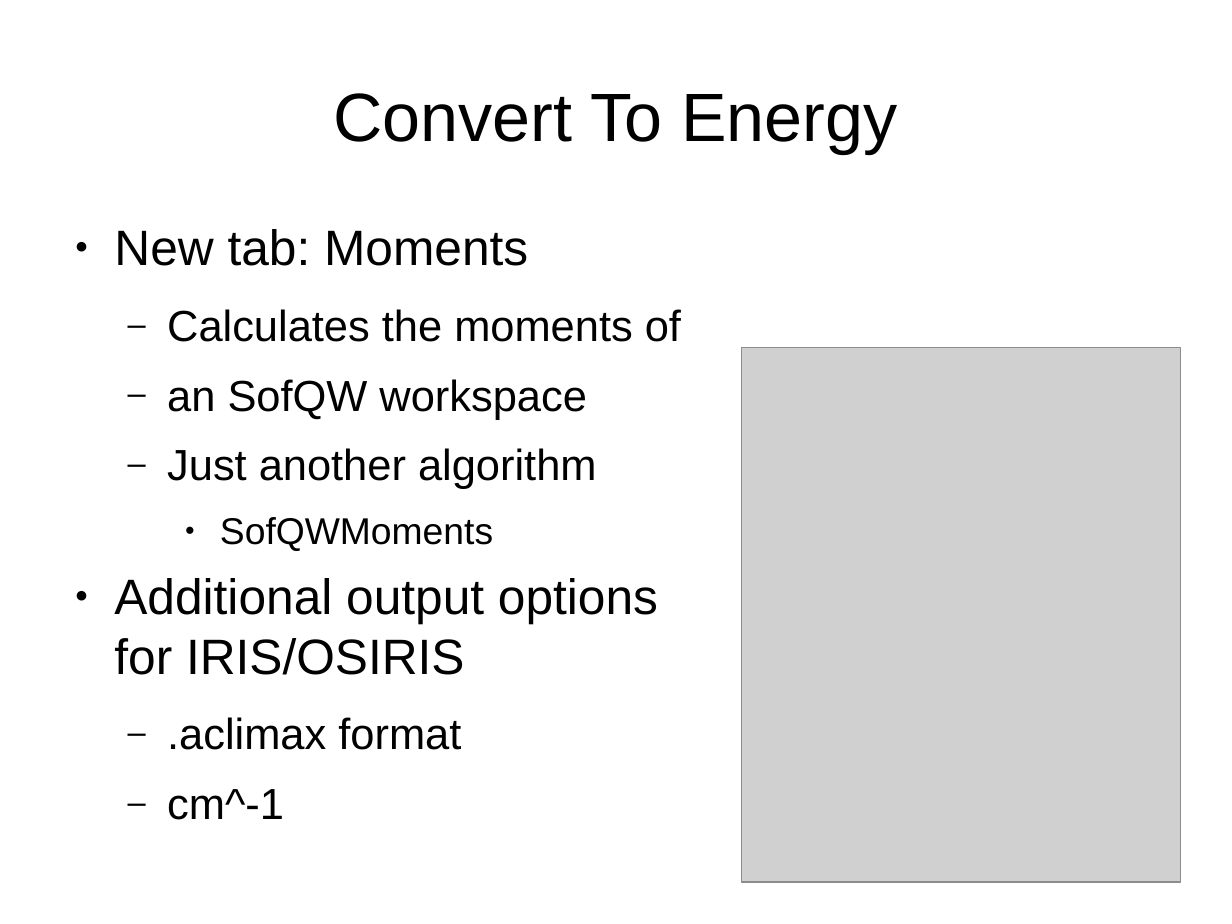
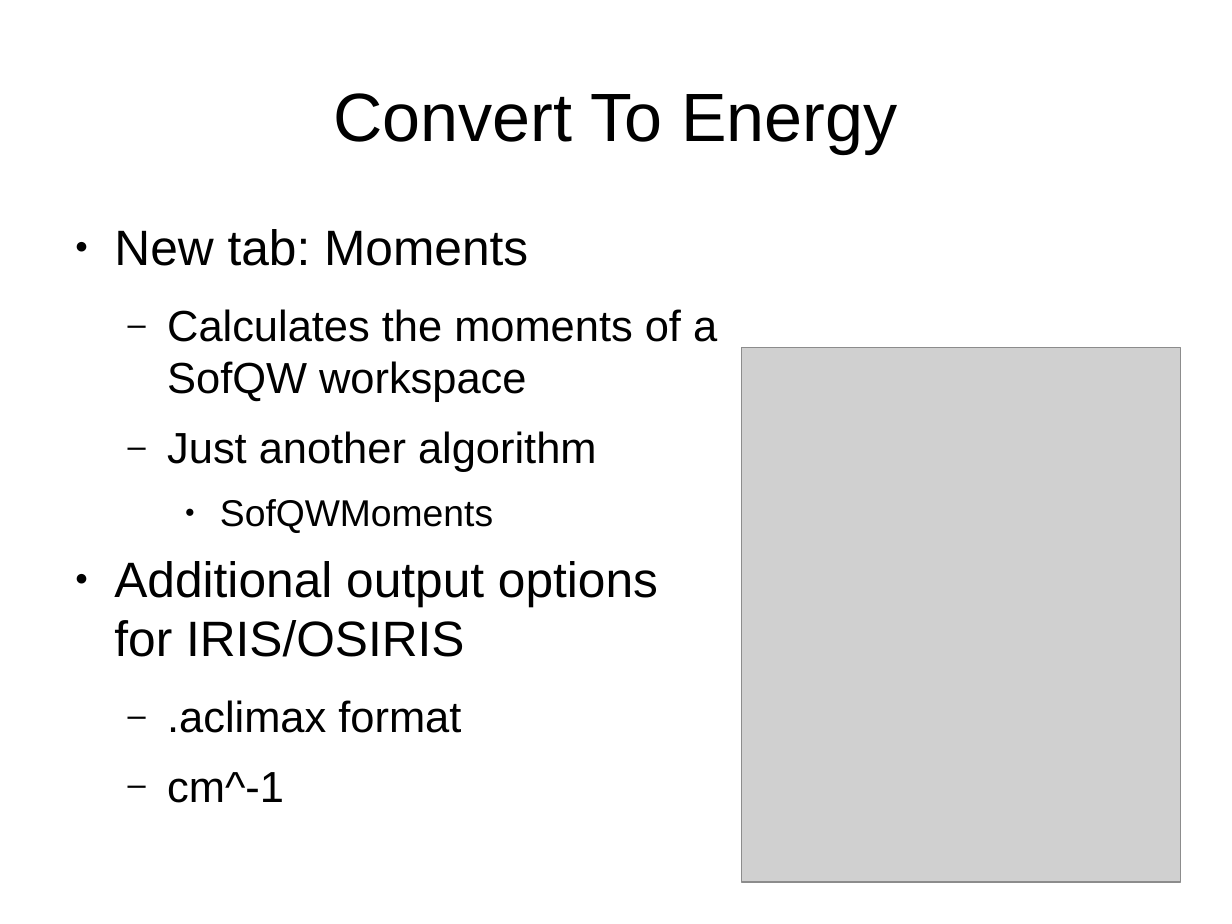
Before and after one commit to samueljackson92/documents, a slide deck: slide 5 of RAL/msg_presentation.pptx. Drawn at 1232x924 pixels with LibreOffice and Linux fonts; fonts in the diff are those of the drawing; grey boxes stand for pictures. Boxes give left, top, right and bottom in pixels: in the first picture for what was removed or moved away, otherwise in the second. Text is boxed around its words. In the diff, an @@ line names an element or a change of style, - is before the commit and + after.

```diff
--- a/RAL/msg_presentation.pptx
+++ b/RAL/msg_presentation.pptx
@@ text at <box>167,309,717,402</box>: text changed @@
-  – Calculates the moments of
-  – an SofQW workspace
+  – Calculates the moments of a SofQW workspace
```
Also in this commit, not shown: 3 other slides changed, 1 slide added.
